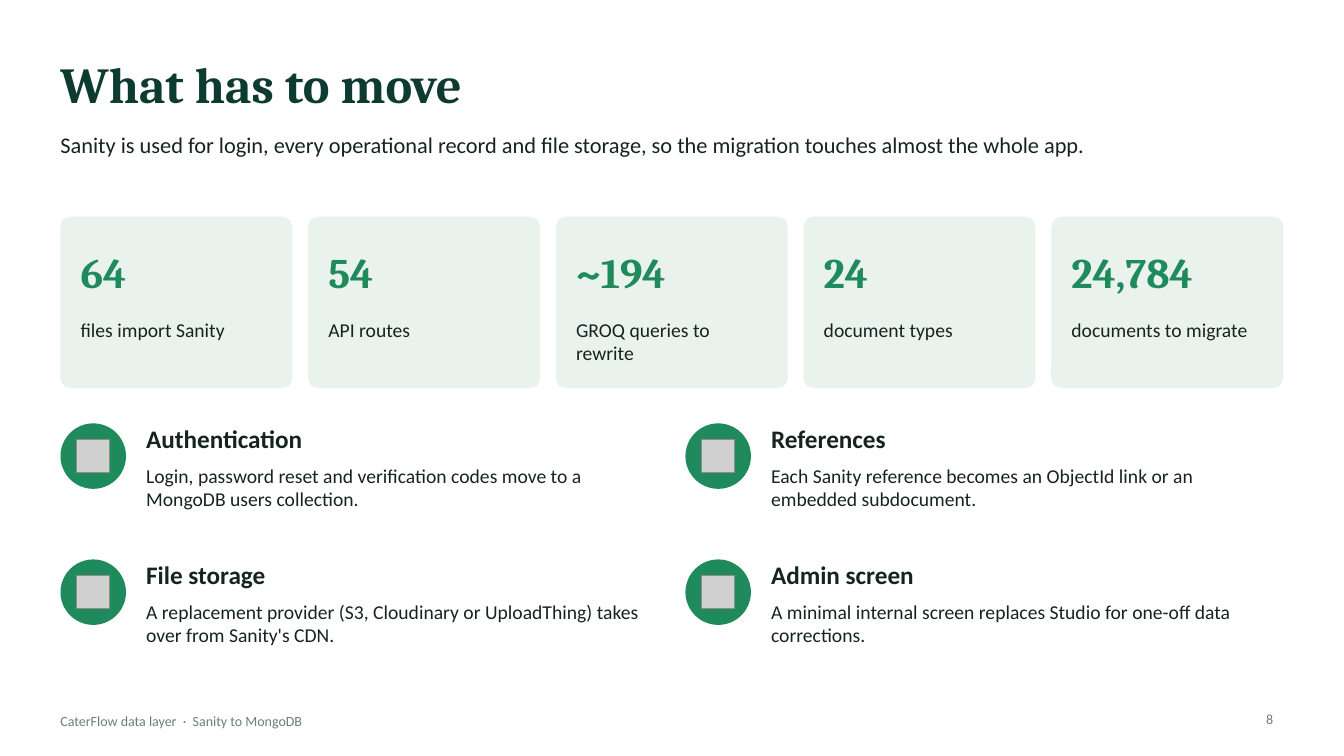
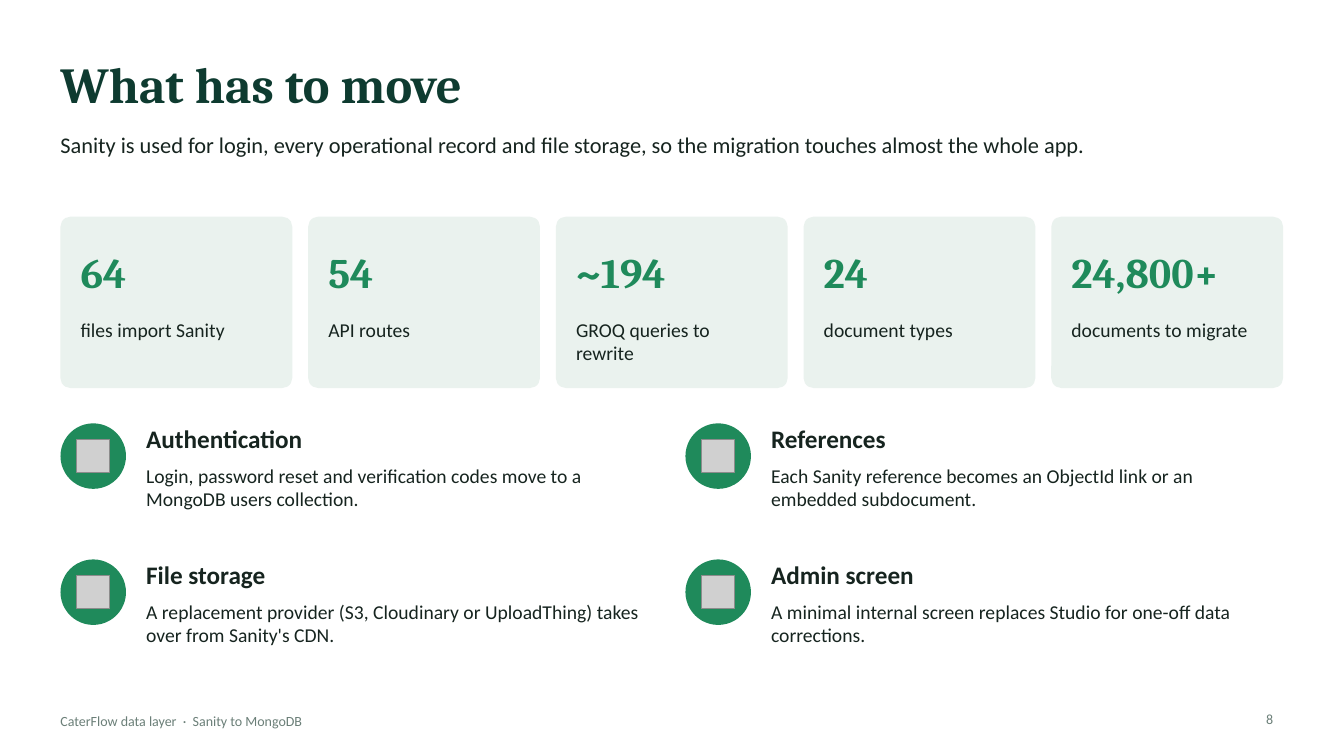
Before and after one commit to caterflowadmin/caterflow, a slide deck: slide 8 of quotes/2026-09-15-sanity-to-mongodb-migration/CaterFlow-MongoDB-Migration-Deck.pptx. Drawn at 1344x756 pixels with LibreOffice and Linux fonts; fonts in the diff are those of the drawing; grey boxes stand for pictures. Boxes give left, top, right and bottom in pixels: in the first picture for what was removed or moved away, otherwise in the second. Text is boxed around its words. In the diff, an @@ line names an element or a change of style, - is before the commit and + after.

```diff
--- a/quotes/2026-09-15-sanity-to-mongodb-migration/CaterFlow-MongoDB-Migration-Deck.pptx
+++ b/quotes/2026-09-15-sanity-to-mongodb-migration/CaterFlow-MongoDB-Migration-Deck.pptx
@@ text at bbox=[1071, 259, 1218, 294]: text changed @@
-24,784
+24,800+
```
Also in this commit, not shown: 5 other slides changed, 1 other file.
